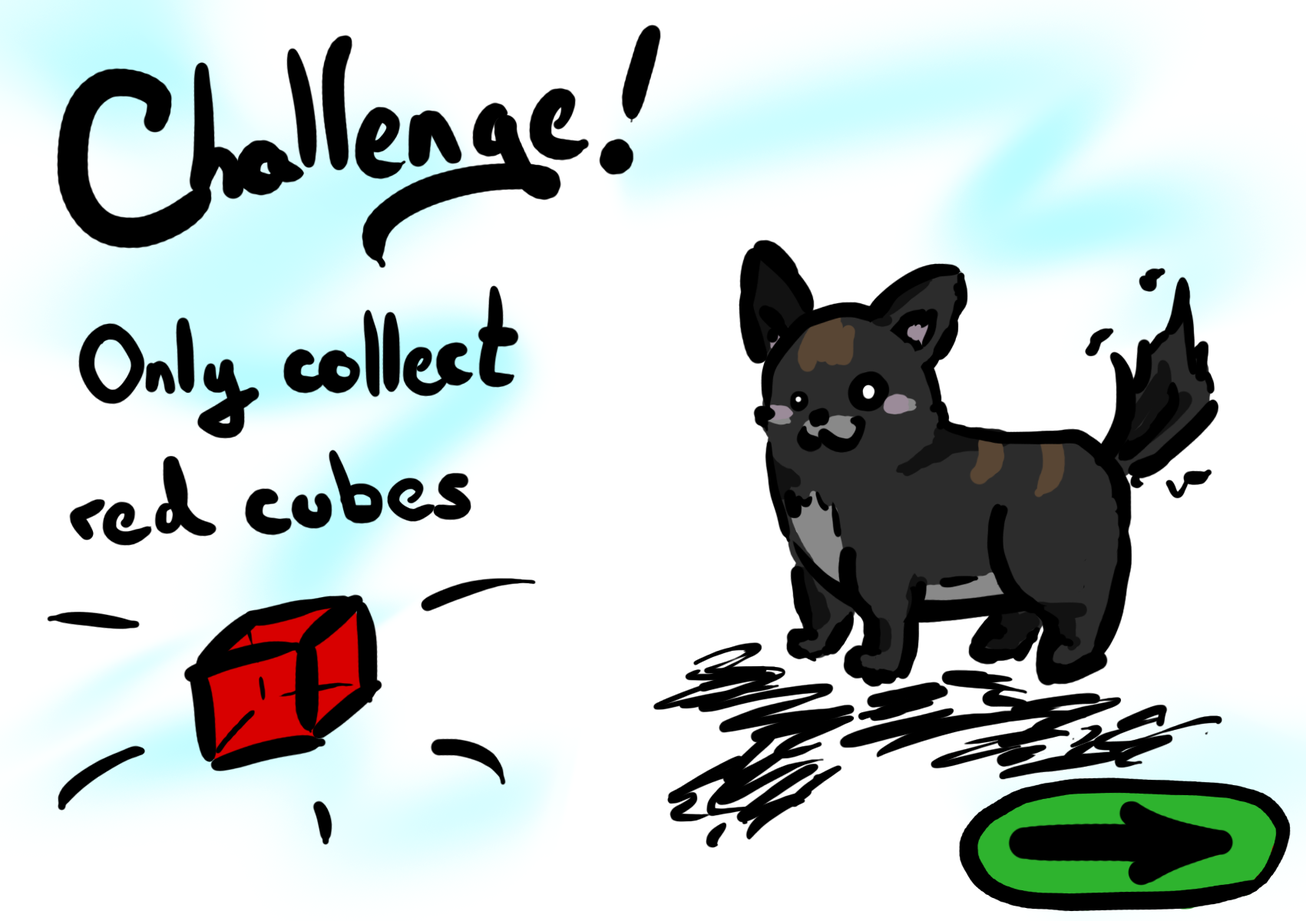
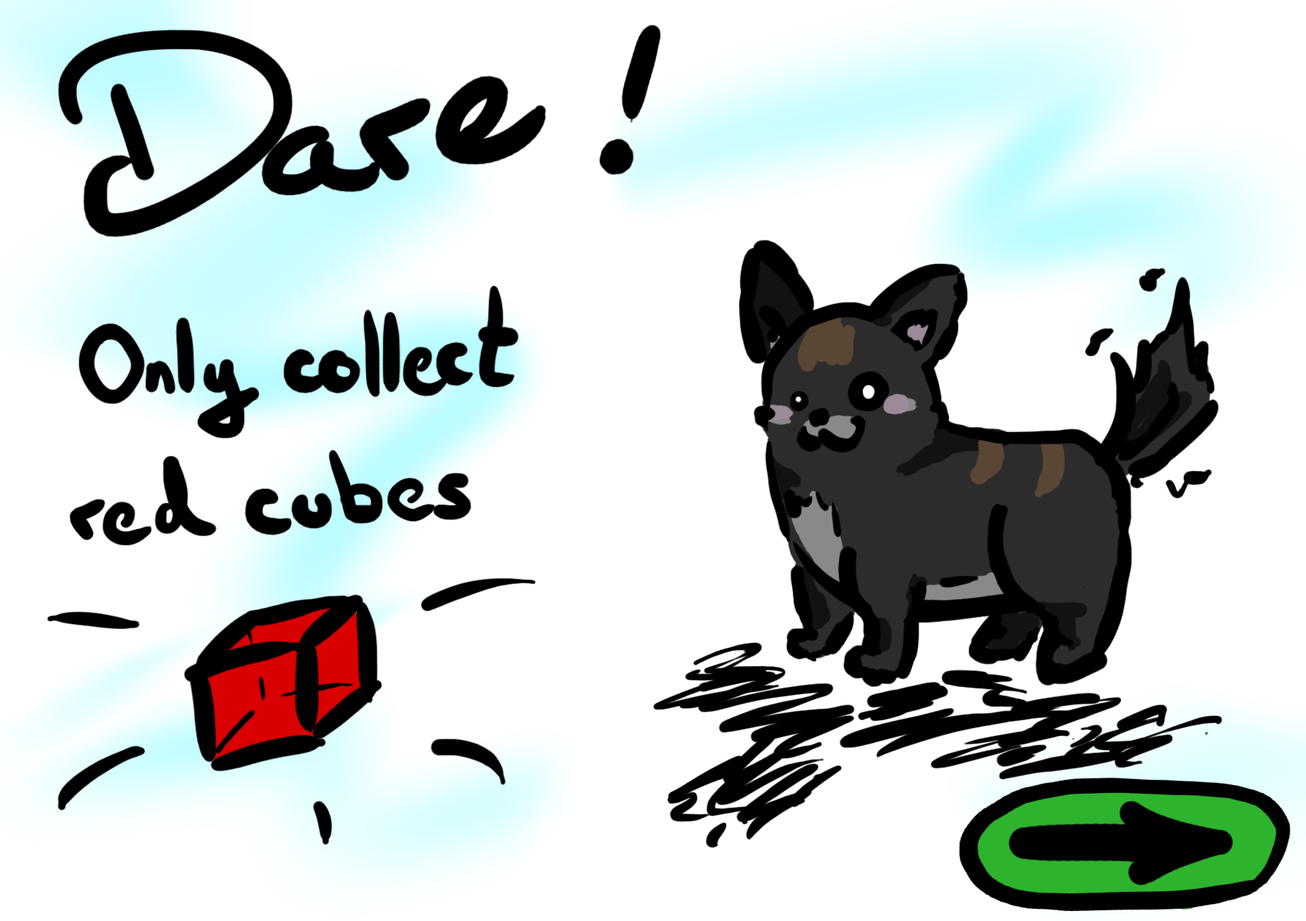
Layer changes from the first 1306px x 921px image to the second:
painted on "Layer 3" over <box>56,29,590,268</box>
